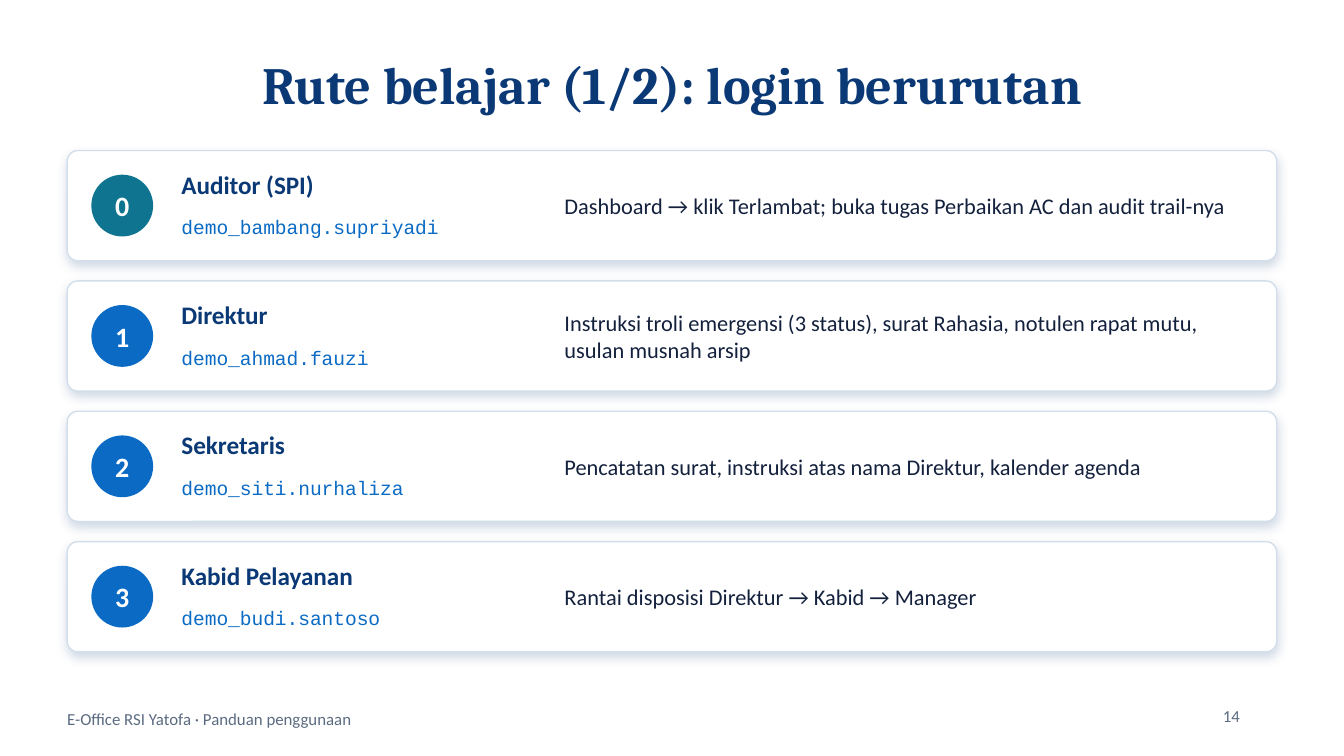
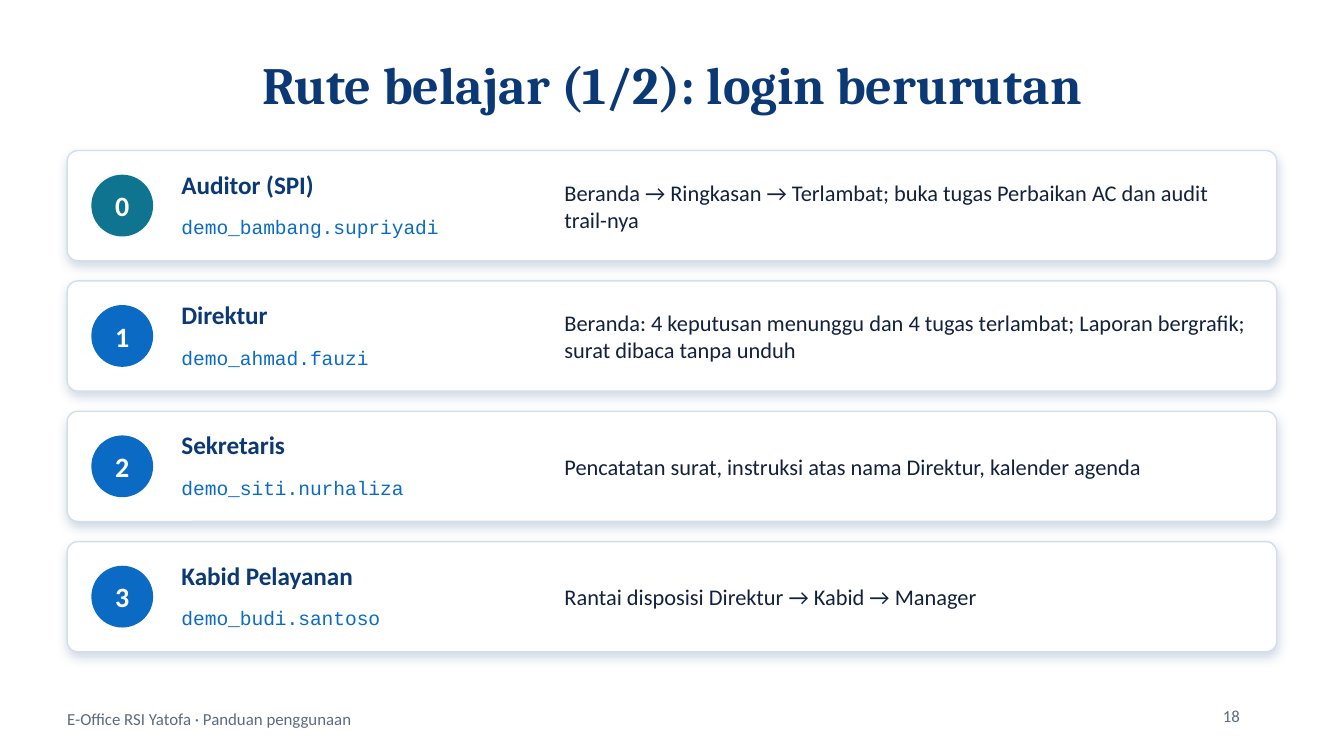
Before and after one commit to krisnapranata/E-Office, a slide deck: slide 18 of Panduan_EOffice_RSI_Yatofa.pptx (slide 14 before the commit). Drawn at 1344x756 pixels with LibreOffice and Linux fonts; fonts in the diff are those of the drawing. Boxes give left, top, right and bottom in pixels: in the first picture for what was removed or moved away, otherwise in the second. Text is boxed around its words. In the diff, an @@ line names an element or a change of style, - is before the commit and + after.

```diff
--- a/Panduan_EOffice_RSI_Yatofa.pptx
+++ b/Panduan_EOffice_RSI_Yatofa.pptx
@@ text at bbox=[564, 185, 1208, 232]: text changed @@
-Dashboard → klik Terlambat; buka tugas Perbaikan AC dan audit trail-nya
+Beranda → Ringkasan → Terlambat; buka tugas Perbaikan AC dan audit trail-nya
@@ text at bbox=[564, 315, 1245, 362]: text changed @@
-Instruksi troli emergensi (3 status), surat Rahasia, notulen rapat mutu, usulan musnah arsip
+Beranda: 4 keputusan menunggu dan 4 tugas terlambat; Laporan bergrafik; surat dibaca tanpa unduh
@@ page number at bbox=[1223, 710, 1240, 722]: text changed @@
-14
+18
```
Also in this commit, not shown: 9 other slides changed, 6 slides added, 2 slides removed.
